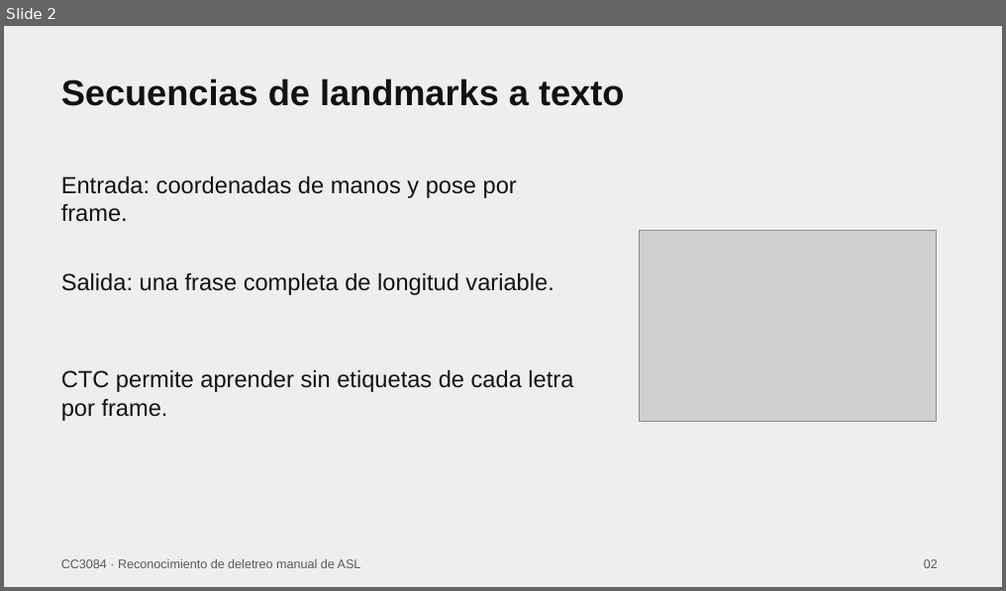
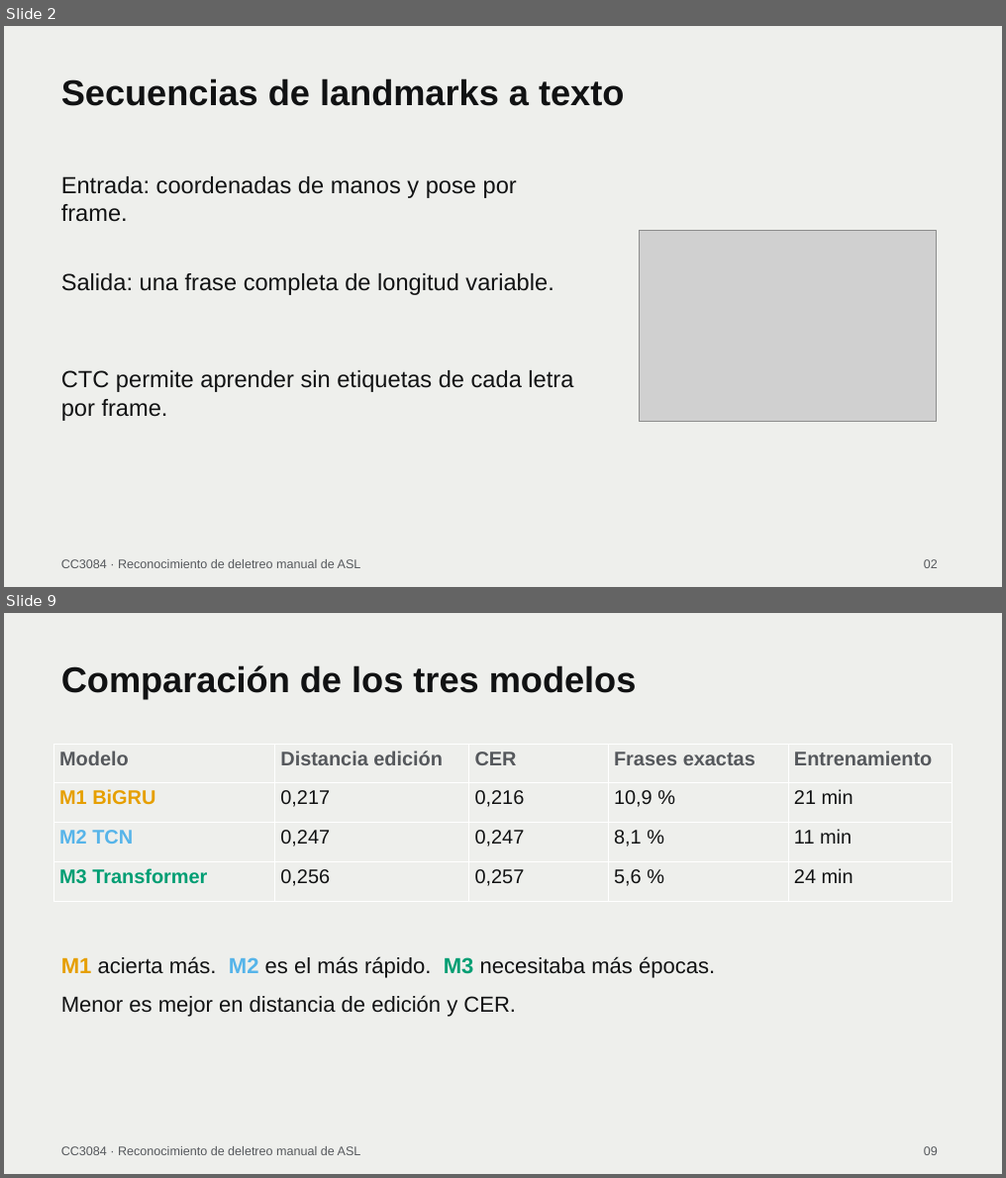
Before and after one commit to jcdiegolopez/DS-PR02, a slide deck: reports/presentacion/ASL_resultados.pptx. Shown one above the other, each under a label of ours: slide 2 before the commit, slides 2 and 9 after it; the slides between them are not shown. The pictures are 1006x591 and 1006x1178 pixels, drawn with LibreOffice and Linux fonts; fonts in the diff are those of the drawing; grey boxes stand for pictures. Boxes give left, top, right and bottom in pixels: in the first picture for what was removed or moved away, otherwise in the second. Text is boxed around its words. In the diff, an @@ line names an element or a change of style, - is before the commit and + after.

```diff
--- a/reports/presentacion/ASL_resultados.pptx
+++ b/reports/presentacion/ASL_resultados.pptx
@@ slide 9 added at box(4, 613, 1002, 1174), background #EEEFEC @@
@@ text added at box(61, 665, 637, 699), 34.5 pt, text #111213, bold @@
+Comparación de los tres modelos
@@ table added at box(54, 744, 952, 901), 4 rows, 5 columns @@
+Modelo | Distancia edición | CER | Frases exactas | Entrenamiento
+M1 BiGRU | 0,217 | 0,216 | 10,9 % | 21 min
+M2 TCN | 0,247 | 0,247 | 8,1 % | 11 min
+M3 Transformer | 0,256 | 0,257 | 5,6 % | 24 min
@@ text added at box(61, 957, 715, 1017), 21 pt, text #111213 @@
+M1 acierta más. M2 es el más rápido. M3 necesitaba más épocas.
+Menor es mejor en distancia de edición y CER.
@@ text added at box(61, 1147, 361, 1156), 12 pt, text #55585C @@
+CC3084 · Reconocimiento de deletreo manual de ASL
@@ text added at box(924, 1147, 938, 1156), 12 pt, text #55585C @@
+09
```
Also in this commit, not shown: 11 slides changed, 3 other slides added, 1 other file.
